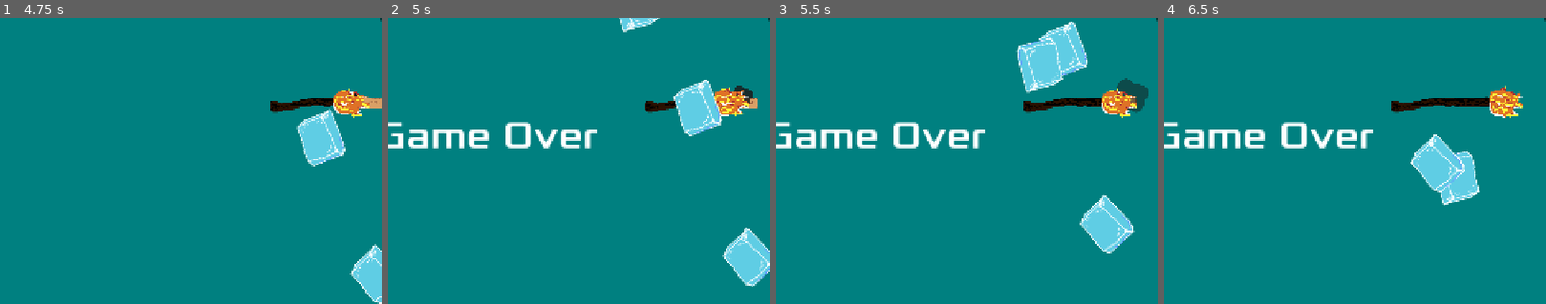
Above: before the commit, frames 1-4 (left to right).
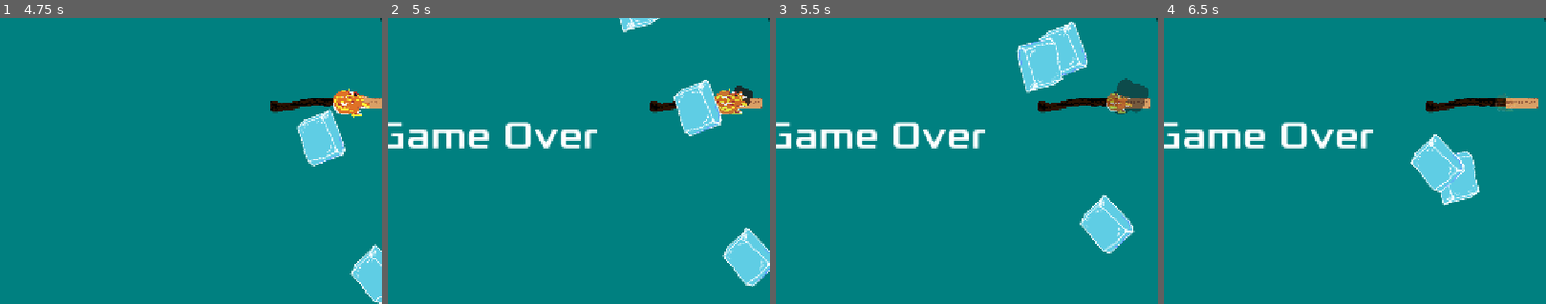
Above: after the commit, the same moments.

Repository: guskog/match-game
Game: Godot game, scene res://main.tscn
Same seed, same stepped clock (60 frames per second), same inputs: the game is played once before the commit and once after it.
Inputs:
- Up to frame 1 (4.75 s): click "Start" at 0.5 s; hold Right (move_right) 1.28-2.03 s; hold Down (move_down) 2.03-2.78 s; hold Right (move_right) 2.78-3.53 s; hold Up (move_up) 3.53-4.28 s; hold Left (move_left) from 4.28 s (still down)
- Up to frame 2 (5 s): keep holding Left (move_left)
- Up to frame 3 (5.5 s): keep holding Left (move_left)
- Up to frame 4 (6.5 s): release Left (move_left) at 5.78 s; hold Down (move_down) from 5.78 s (still down)
The pictures show only the part of the screen within x 37-87%, y 30-80%; the shares and areas given below are measured in that part.

Frame 1 is identical in both runs. In frame 2, 0.6% of the frame differs, in the area x 67-98%, y 24-35%; in frame 3, 1.3%; in frame 4, 1.6%, in the area x 59-98%, y 23-35%.

Commit message:
Aadded stopping of burning and stopping of match  animation on game over.

Diff:
--- a/match_container.gd
+++ b/match_container.gd
@@ -5,8 +5,12 @@
 
 @export var burnedMatch = Sprite2D
 @export var freshMatch = Sprite2D
+@export var fire_sprite = AnimatedSprite2D
 @export var burn_duration := 6.0
 @export var throw_lead_time := 0.2
+
+var burn_tween: Tween
+
 # Called when the node enters the scene tree for the first time.
 func _ready() -> void:
 	pass
@@ -20,19 +24,19 @@
 func match_burn():
 	# Normalisera sprite storlek till 128px
 	#scale = start_scale * 0.3
-	var tween = create_tween()
+	burn_tween = create_tween()
 	#tween.tween_property(StickMask, "value", 0, 10)
 	#tween.tween_property(match, "position", Vector2(0,-140), 12).as_relative()
-	tween.tween_property(freshMatch, "position",Vector2(0,-400),burn_duration).as_relative()
+	burn_tween.tween_property(freshMatch, "position",Vector2(0,-400),burn_duration).as_relative()
 	#tween.set_parallel()
-	tween.parallel().tween_property(burnedMatch, "position",Vector2(0,-400),burn_duration).as_relative()
+	burn_tween.parallel().tween_property(burnedMatch, "position",Vector2(0,-400),burn_duration).as_relative()
 	#tween.tween_property(burnedMatch, "position",Vector2(0,-150),5).as_relative()
 
 	var lead_tween = create_tween()
 	lead_tween.tween_interval(burn_duration - throw_lead_time)
 	lead_tween.tween_callback(func(): about_to_burn_out.emit())
 
-	tween.tween_callback(func(): burned_out.emit())
+	burn_tween.tween_callback(func(): burned_out.emit())
 	#print("Match Burning")
 	#print(freshMatch.position)
 	#print(burnedMatch.position)
@@ -43,3 +47,17 @@
 #	tween.tween_property(self, "scale", Vector2(0.5,0.5), 1.2)
 	#tween.tween_callback(queue_free)
 	#print("Bubble spawned")
+
+func match_extinguish(new_parent: Node)->void:
+	# Stoppa animationen av sticka
+	if burn_tween and burn_tween.is_valid():
+		burn_tween.kill()
+		add_to_group("burned_matches")
+	# Flytta match container utanför eld
+	self.reparent(new_parent, true)
+
+	# Släck elden
+	var tween = create_tween()
+	tween.set_parallel()
+	tween.tween_property(fire_sprite, "modulate:a", 0, 2)
+	tween.tween_property(fire_sprite, "scale", Vector2(0.3,0.3), 1)
--- a/player.gd
+++ b/player.gd
@@ -85,18 +85,11 @@
 func _on_match_burned_out() -> void:
 	is_active = false
 	$CollisionShape2D.set_deferred("disabled", true)
-	# Call function to extinguish flame
 	#$AnimatedSprite2D.hide()
 	add_to_group("burned_matches")
 
-	# Flytta match container utanför eld
-	match_container.reparent(self, true)
-
-	# Släck elden
-	var tween = create_tween()
-	tween.set_parallel()
-	tween.tween_property($Node2D/AnimatedSprite2D, "modulate:a", 0, 2)
-	tween.tween_property($Node2D/AnimatedSprite2D, "scale", Vector2(0.3,0.3), 1)
+	# Call function to extinguish flame
+	match_container.match_extinguish(self)
 
 	burned_out.emit()
 
@@ -106,6 +99,7 @@
 	is_active = false
 	hit.emit()
 	$CollisionShape2D.set_deferred("disabled", true)
+	match_container.match_extinguish(self)
 
 
 func start(pos):
--- a/player.tscn
+++ b/player.tscn
@@ -105,7 +105,7 @@
 fill_mode = 2
 texture_progress = ExtResource("8_n7ghd")
 
-[node name="MatchContainer" type="Control" parent="Node2D" unique_id=730145462 node_paths=PackedStringArray("burnedMatch", "freshMatch")]
+[node name="MatchContainer" type="Control" parent="Node2D" unique_id=730145462 node_paths=PackedStringArray("burnedMatch", "freshMatch", "fire_sprite")]
 z_index = -1
 layout_mode = 3
 anchors_preset = 0
@@ -113,6 +113,7 @@
 script = ExtResource("10_ivps1")
 burnedMatch = NodePath("ColorRect/BurnedMatch")
 freshMatch = NodePath("ColorRect2/FreshMatch")
+fire_sprite = NodePath("../AnimatedSprite2D")
 metadata/_edit_use_anchors_ = true
 
 [node name="ColorRect" type="ColorRect" parent="Node2D/MatchContainer" unique_id=290598109]
